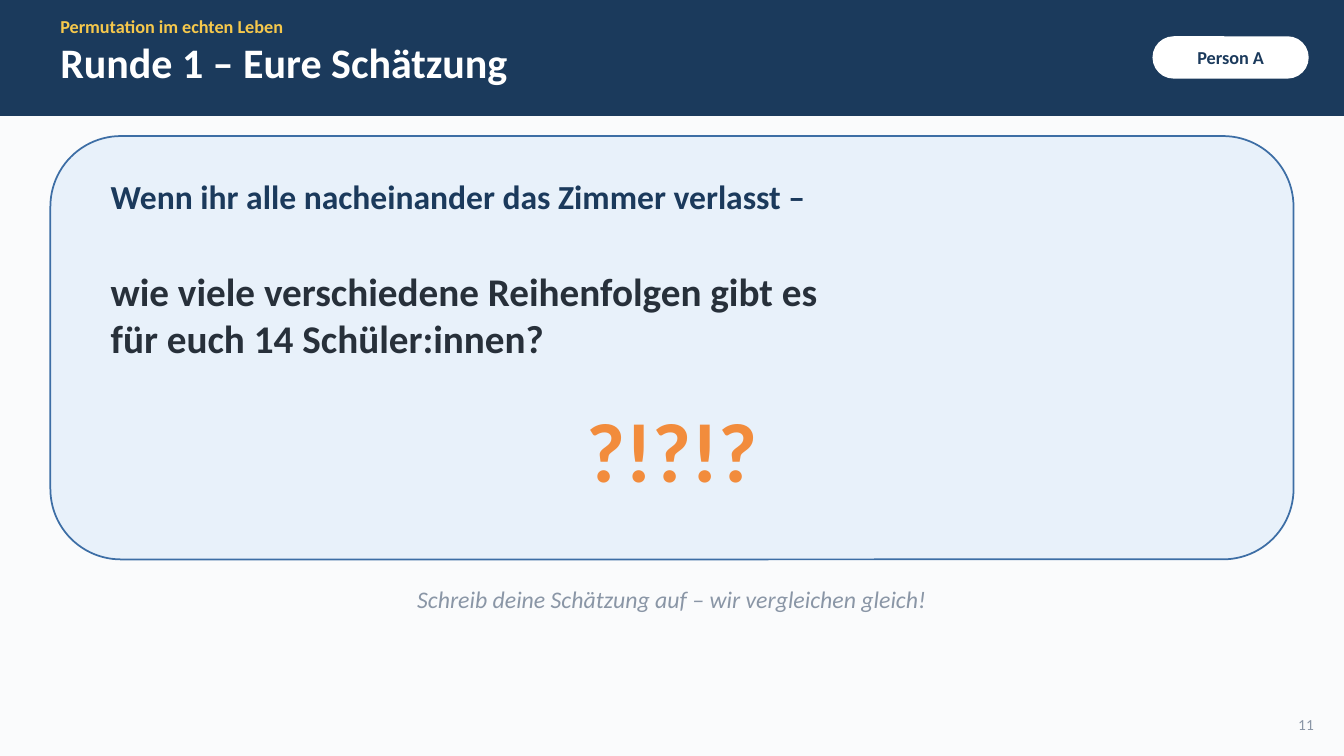
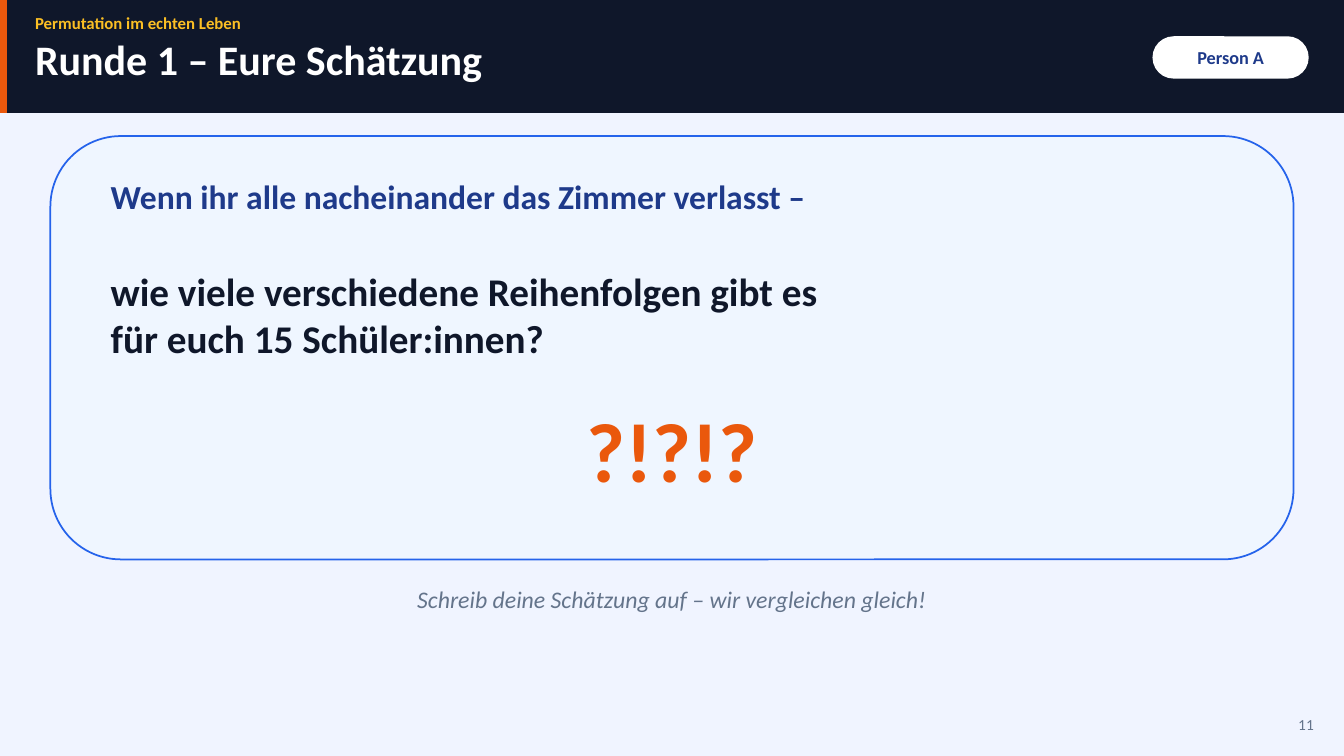
Before and after one commit to simonschick240308-hash/stuff4staff-upgrade, a slide deck: slide 11 of kombinatorik-praesentation/kombinatorik_praesentation.pptx. Drawn at 1344x756 pixels with LibreOffice and Linux fonts; fonts in the diff are those of the drawing. Boxes give left, top, right and bottom in pixels: in the first picture for what was removed or moved away, otherwise in the second. Text is boxed around its words. In the diff, an @@ line names an element or a change of style, - is before the commit and + after.

```diff
--- a/kombinatorik-praesentation/kombinatorik_praesentation.pptx
+++ b/kombinatorik-praesentation/kombinatorik_praesentation.pptx
@@ background #FAFBFC to #F0F4FF @@
@@ rectangle at (x1=0, y1=0, x2=1344, y2=113): fill #1B3A5C to #0F172A @@
@@ rectangle added at (x1=0, y1=0, x2=7, y2=113), fill #EA580C @@
@@ text "Permutation im echten Leben" moved from (x1=60, y1=20, x2=507, y2=85) to (x1=35, y1=17, x2=482, y2=82) @@
@@ text at (x1=35, y1=17, x2=241, y2=29): size 13 to 12 pt, text colour #F6C84C to #FBBF24 in "Permutation im echten Leben" @@
@@ rounded rectangle "Person A" at (x1=1152, y1=36, x2=1309, y2=79): text colour #1B3A5C to #1E3A8A @@
@@ rounded rectangle at (x1=50, y1=136, x2=1294, y2=560): fill #E8F1FA to #EFF6FF; outline #3D6EA5 1.25 pt to #2563EB 1.25 pt @@
@@ text "Wenn ihr alle nacheinander das ..." at (x1=111, y1=185, x2=781, y2=210): text colour #1B3A5C to #1E3A8A @@
@@ text at (x1=111, y1=278, x2=817, y2=313): text colour #27303A to #0F172A in "wie viele verschiedene Reihenfolgen gibt es" @@
@@ text at (x1=111, y1=325, x2=543, y2=354): text changed; text colour #27303A to #0F172A @@
-für euch 14 Schüler:innen?
+für euch 15 Schüler:innen?
@@ text "?!?!?" at (x1=50, y1=393, x2=1294, y2=514): text colour #F28C3C to #EA580C @@
@@ text "Schreib deine Schätzung auf – ..." at (x1=417, y1=591, x2=925, y2=612): text colour #8A96A6 to #64748B @@
@@ text "11" at (x1=1298, y1=720, x2=1314, y2=730): text colour #8A96A6 to #64748B @@
```
Also in this commit, not shown: 17 other slides changed, 6 other files.
